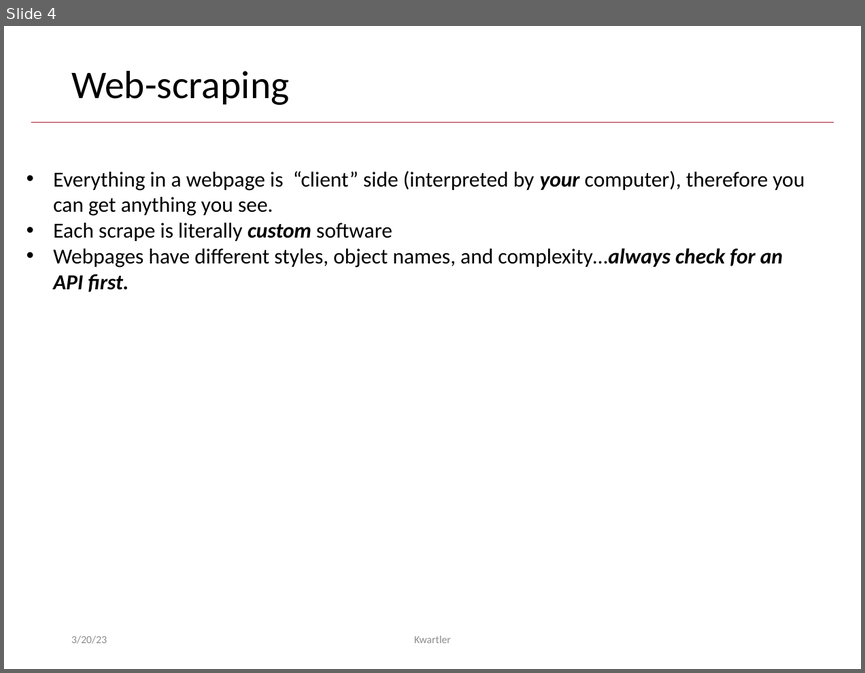
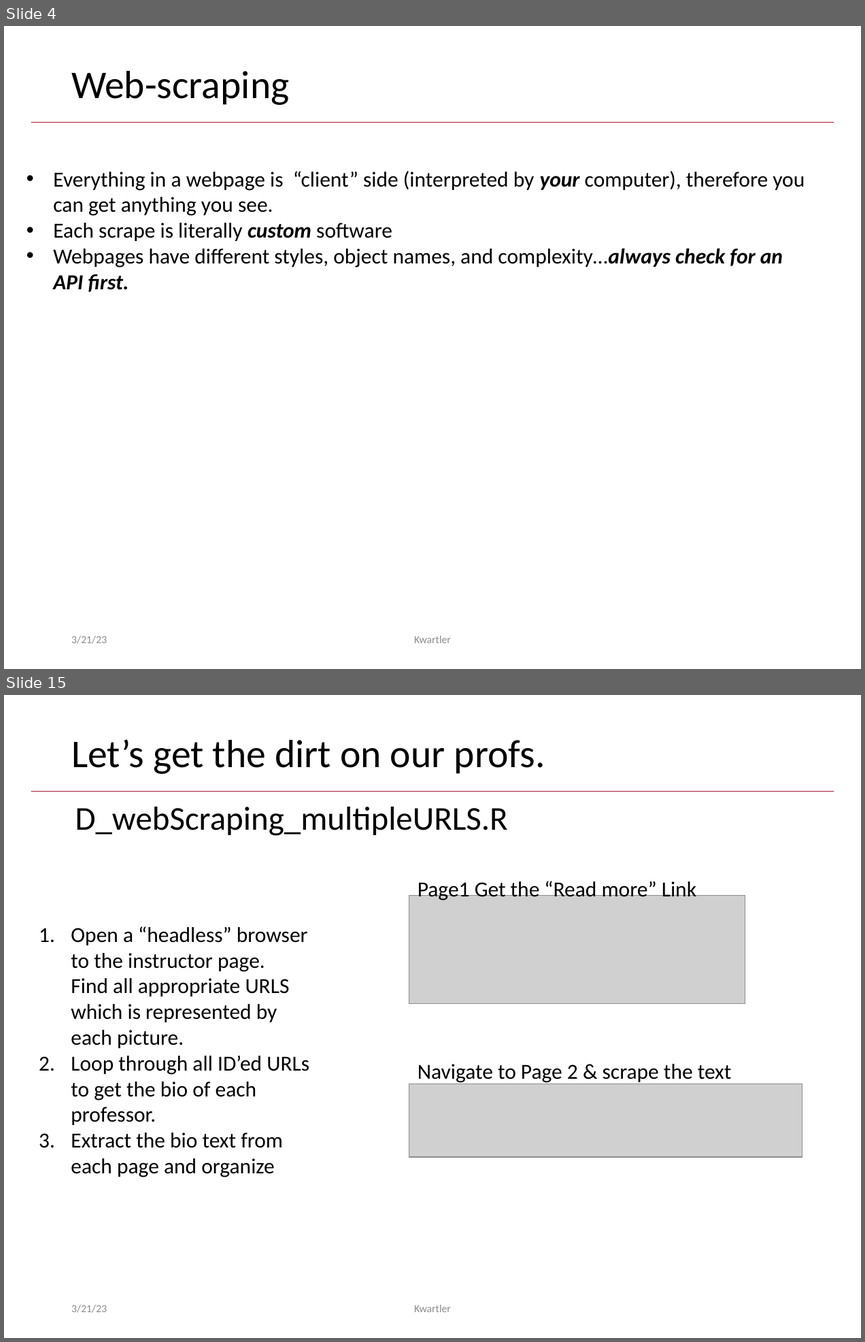
Before and after one commit to kwartler/Hult_Visualizing-Analyzing-Data-with-R, a slide deck: DD1/H_Mar21/C_webscraping.pptx. Shown one above the other, each under a label of ours: slide 4 before the commit, slides 4 and 15 after it; the slides between them are not shown. The pictures are 865x673 and 865x1342 pixels, drawn with LibreOffice and Linux fonts; fonts in the diff are those of the drawing; grey boxes stand for pictures. Boxes give left, top, right and bottom in pixels: in the first picture for what was removed or moved away, otherwise in the second. Text is boxed around its words. In the diff, an @@ line names an element or a change of style, - is before the commit and + after.

```diff
--- a/DD1/H_Mar21/C_webscraping.pptx
+++ b/DD1/H_Mar21/C_webscraping.pptx
@@ slide 15 added at (4,695,861,1338), background #FFFFFF; not listed: 1 template element that a slide beside it also shows @@
@@ title added at (71,739,545,774), 33 pt, text #000000 @@
+Let’s get the dirt on our profs.
@@ text added at (75,807,508,836), 28 pt, text #000000 @@
+D_webScraping_multipleURLS.R
@@ picture added at (409,896,745,1004) @@
@@ text added at (417,879,696,902), 18 pt, text #000000 @@
+Page1 Get the “Read more” Link
@@ text added at (71,926,309,1177), 18 pt, text #000000 @@
+1. Open a “headless” browser to the instructor page. Find all appropriate URLS which is represented by each picture.
+2. Loop through all ID’ed URLs to get the bio of each professor.
+3. Extract the bio text from each page and organize
@@ text added at (417,1064,732,1083), 18 pt, text #000000 @@
+Navigate to Page 2 & scrape the text
@@ picture added at (409,1083,802,1157) @@
@@ text added at (71,1304,107,1312), 9 pt, text #8C8C8C @@
+3/21/23
@@ text added at (414,1304,451,1312), 9 pt, text #8C8C8C @@
+Kwartler
@@ slide 4 changed as well @@
@@ text at (71,635,107,643): text changed @@
-3/20/23
+3/21/23
```
Also in this commit, not shown: 3 other slides changed, 10 other slides added, 2 slides removed, 5 other files.
